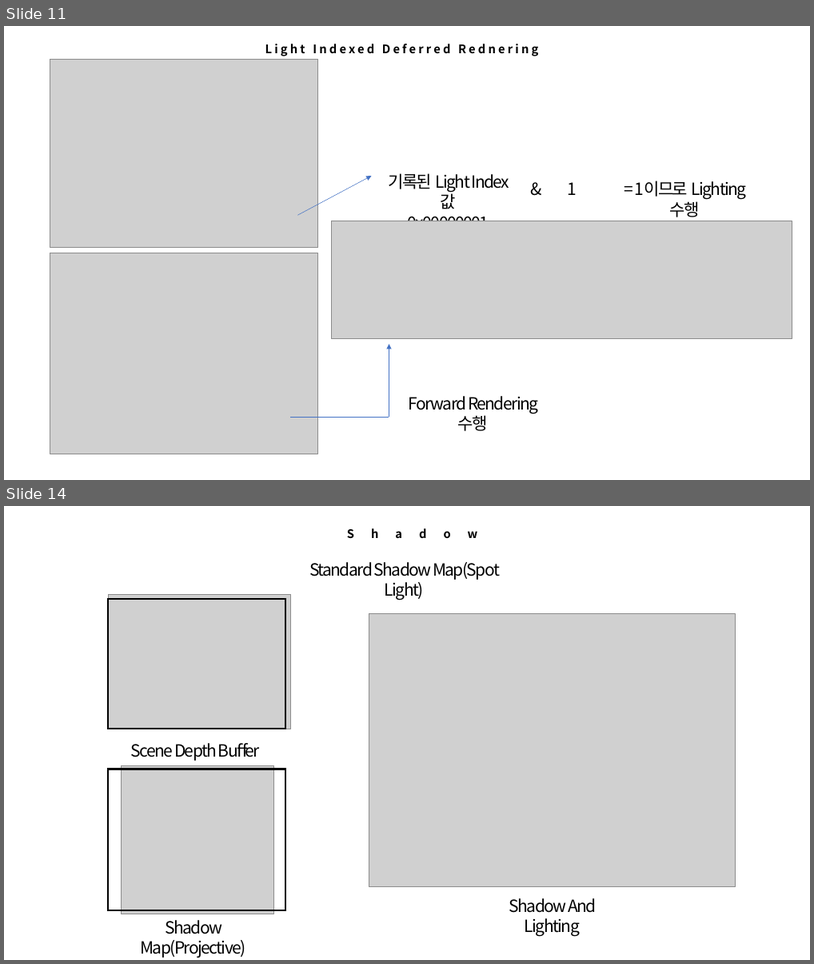
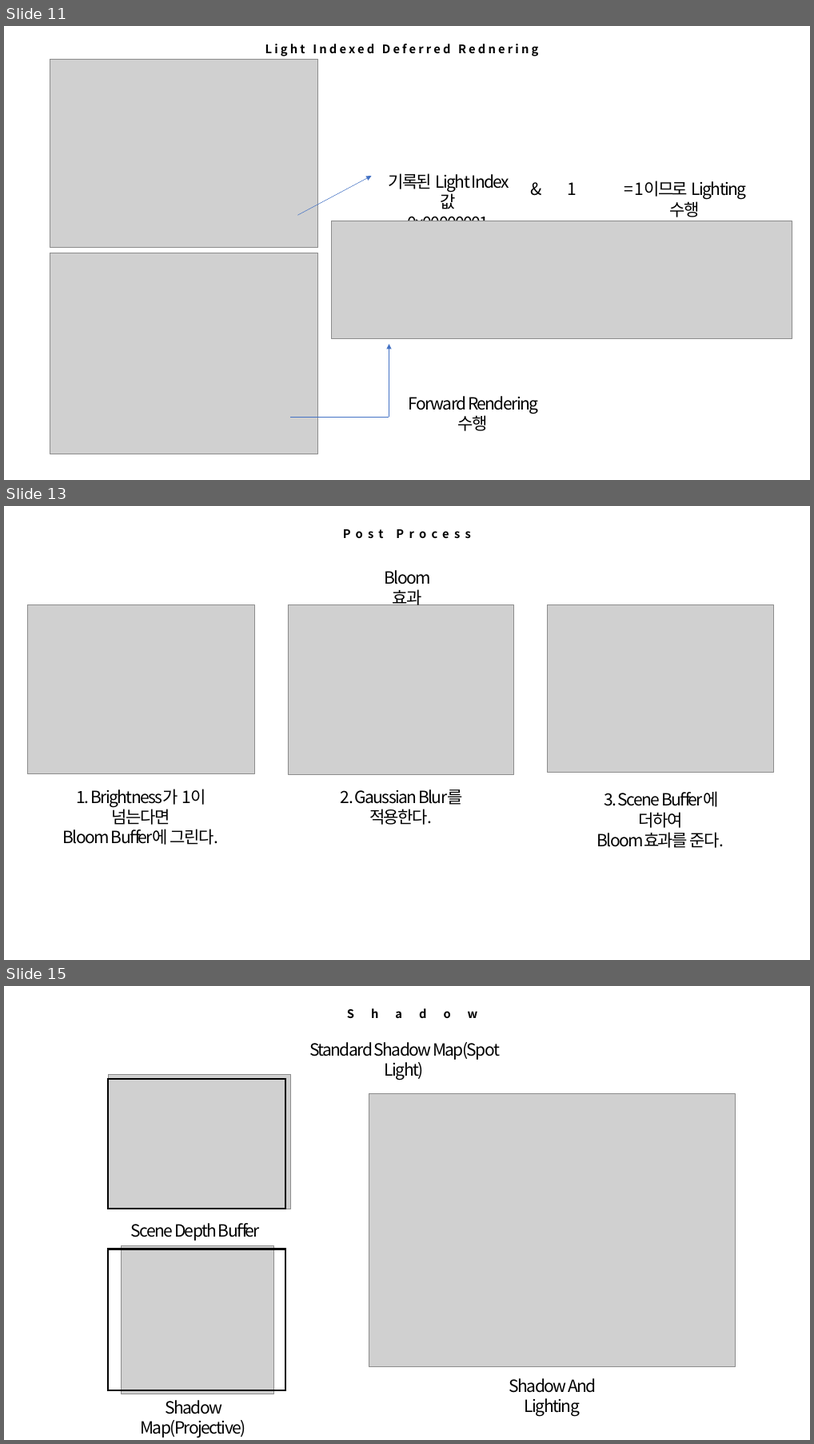
Before and after one commit to 2014182016/My-Opengl-Framework, a slide deck: 2020 OpenGL 포트폴리오 박세준.pptx. Shown one above the other, each under a label of ours: slides 11 and 14 before the commit, slides 11, 13 and 15 after it; the slides between them are not shown. The pictures are 814x964 and 814x1444 pixels, drawn with LibreOffice and Linux fonts; fonts in the diff are those of the drawing; grey boxes stand for pictures. Boxes give left, top, right and bottom in pixels: in the first picture for what was removed or moved away, otherwise in the second. Text is boxed around its words. In the diff, an @@ line names an element or a change of style, - is before the commit and + after.

```diff
--- a/2020 OpenGL 포트폴리오 박세준.pptx
+++ b/2020 OpenGL 포트폴리오 박세준.pptx
@@ slide 13 added at (x1=4, y1=506, x2=810, y2=960), background #FFFFFF @@
@@ text added at (x1=283, y1=524, x2=531, y2=544), 14 pt, text #000000, bold @@
+Post Process
@@ text added at (x1=385, y1=570, x2=431, y2=605), 20 pt, text #000000 @@
+Bloom 효과
@@ picture added at (x1=27, y1=604, x2=255, y2=774) @@
@@ picture added at (x1=288, y1=604, x2=514, y2=775) @@
@@ picture added at (x1=548, y1=604, x2=774, y2=772) @@
@@ text added at (x1=63, y1=788, x2=219, y2=844), 20 pt, text #000000 @@
+1. Brightness가 1이 넘는다면
+Bloom Buffer에 그린다.
@@ text added at (x1=341, y1=789, x2=462, y2=824), 20 pt, text #000000 @@
+2. Gaussian Blur를 적용한다.
@@ text added at (x1=598, y1=791, x2=725, y2=848), 20 pt, text #000000 @@
+3. Scene Buffer에 더하여
+Bloom효과를 준다.
@@ what was slide 14 is now slide 15 @@
```
Also in this commit, not shown: 3 slides changed, 1 other slide added, 1 slide removed, 12 other files.
